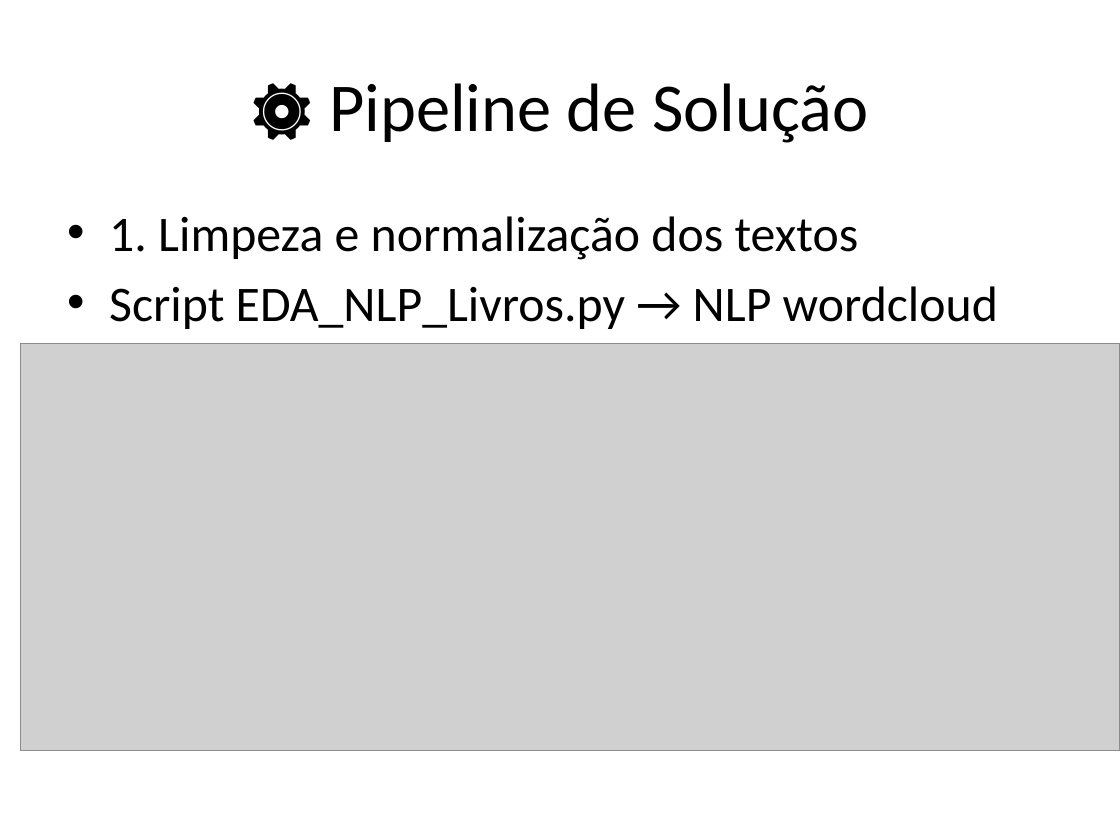
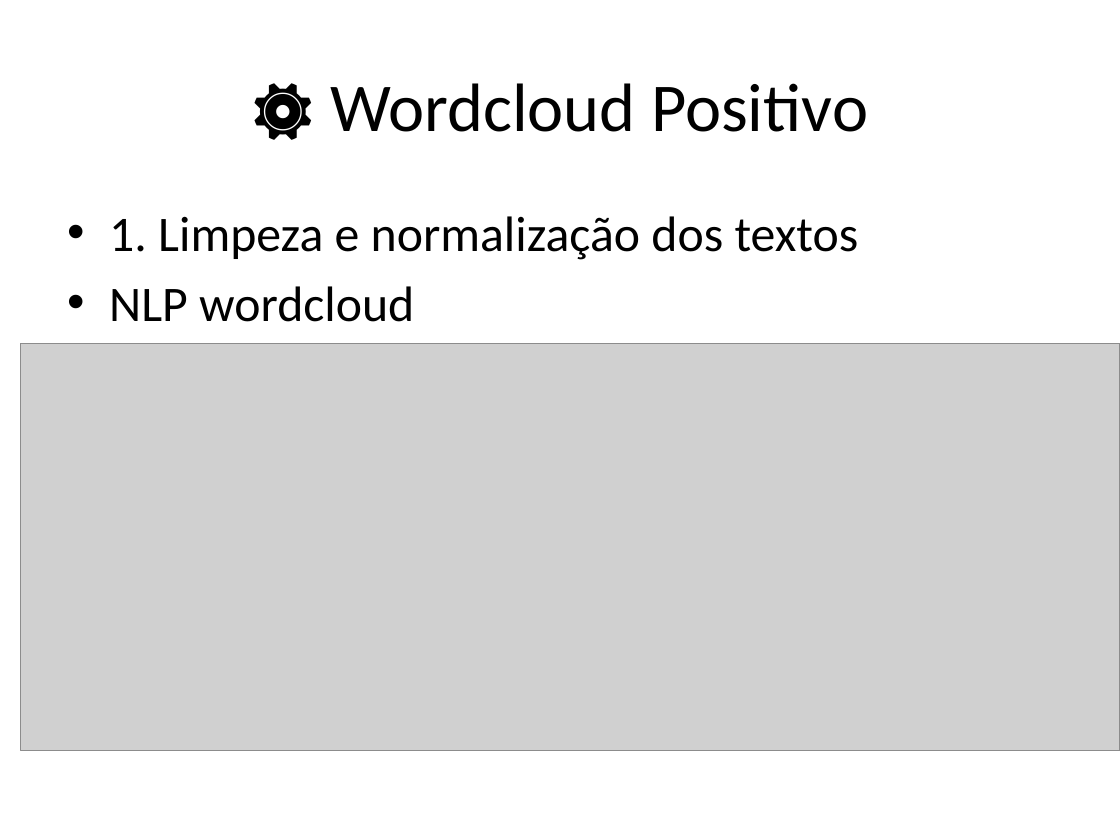
Before and after one commit to agnaldoars/A3Data_Desafio_Livros, a slide deck: slide 22 of Apresentacao_A3Data_Livros.pptx (slide 10 before the commit). Drawn at 1120x840 pixels with LibreOffice and Linux fonts; fonts in the diff are those of the drawing; grey boxes stand for pictures. Boxes give left, top, right and bottom in pixels: in the first picture for what was removed or moved away, otherwise in the second. Text is boxed around its words. In the diff, an @@ line names an element or a change of style, - is before the commit and + after.

```diff
--- a/Apresentacao_A3Data_Livros.pptx
+++ b/Apresentacao_A3Data_Livros.pptx
@@ title at box(251, 83, 868, 140): text changed @@
-⚙️ Pipeline de Solução
+⚙️ Wordcloud Positivo
@@ text at box(109, 286, 414, 322): text changed @@
-• Script EDA_NLP_Livros.py → NLP wordcloud
+• NLP wordcloud
```
Also in this commit, not shown: 19 other slides changed, 11 slides added, 3 slides removed, 2 other files.
